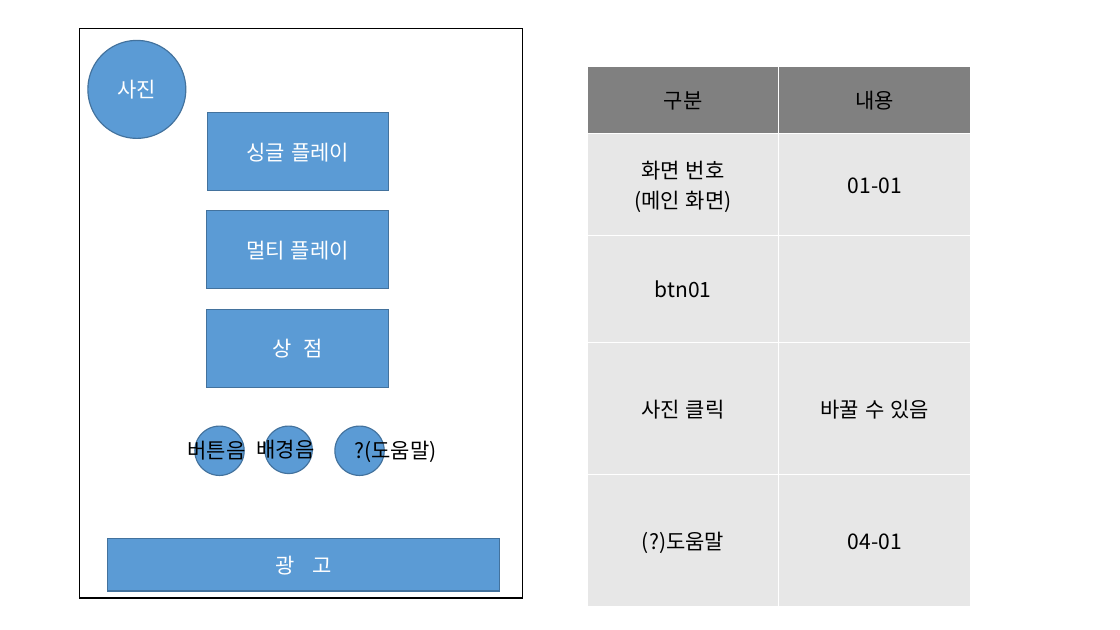
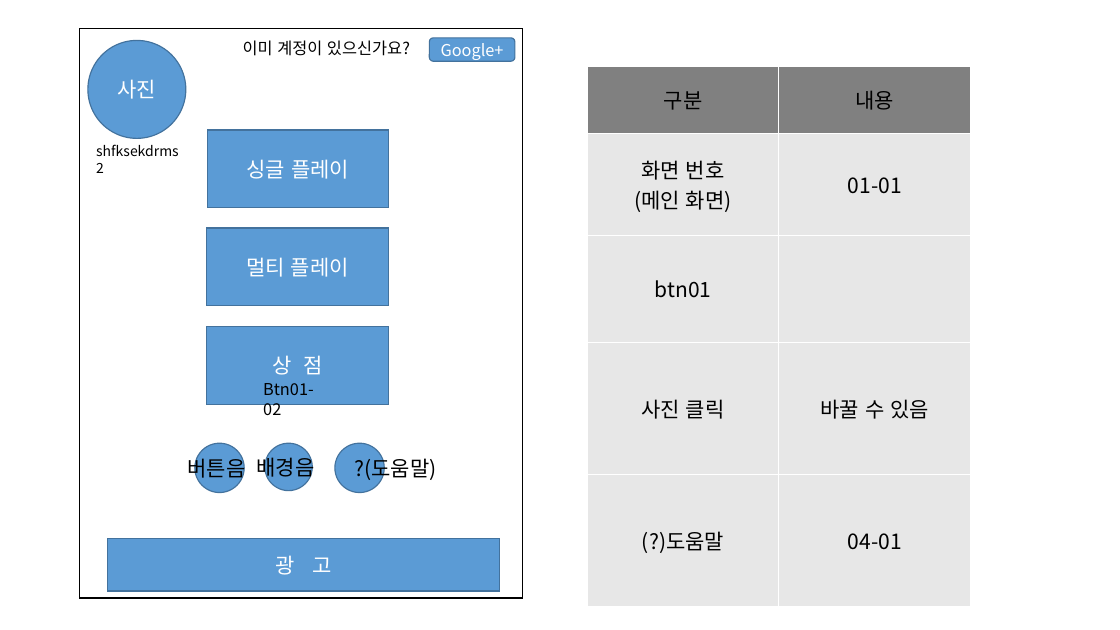
Before and after one commit to Maze-of-memories/origin, a slide deck: slide 1 of 화면정의서.pptx. Drawn at 1120x630 pixels with LibreOffice and Linux fonts; fonts in the diff are those of the drawing. Boxes give left, top, right and bottom in pixels: in the first picture for what was removed or moved away, otherwise in the second. Text is boxed around its words. In the diff, an @@ line names an element or a change of style, - is before the commit and + after.

```diff
--- a/화면정의서.pptx
+++ b/화면정의서.pptx
@@ text added at [243, 40, 410, 56], 14 pt, text #000000 @@
+이미 계정이 있으신가요?
@@ rounded rectangle added at [429, 38, 515, 61], fill #5B9BD5, outline #43739E 1 pt, 14 pt, text #FFFFFF @@
+Google+
@@ text added at [88, 139, 192, 164], 12 pt, text #000000 @@
+shfksekdrms2
@@ text added at [263, 383, 314, 420], 14 pt, text #000000 @@
+Btn01-02
@@ 3 ellipses, 1 rectangle: place and size @@
-3 ellipses, 1 rectangle at [195, 309, 388, 476]
+3 ellipses, 1 rectangle at [195, 327, 388, 493]
@@ 3 texts, 2 rectangles: place and size @@
-3 texts, 2 rectangles at [188, 113, 436, 464]
+3 texts, 2 rectangles at [188, 130, 436, 481]
```
Also in this commit, not shown: 4 other slides changed, 6 slides added, 2 slides removed, 1 other file.
